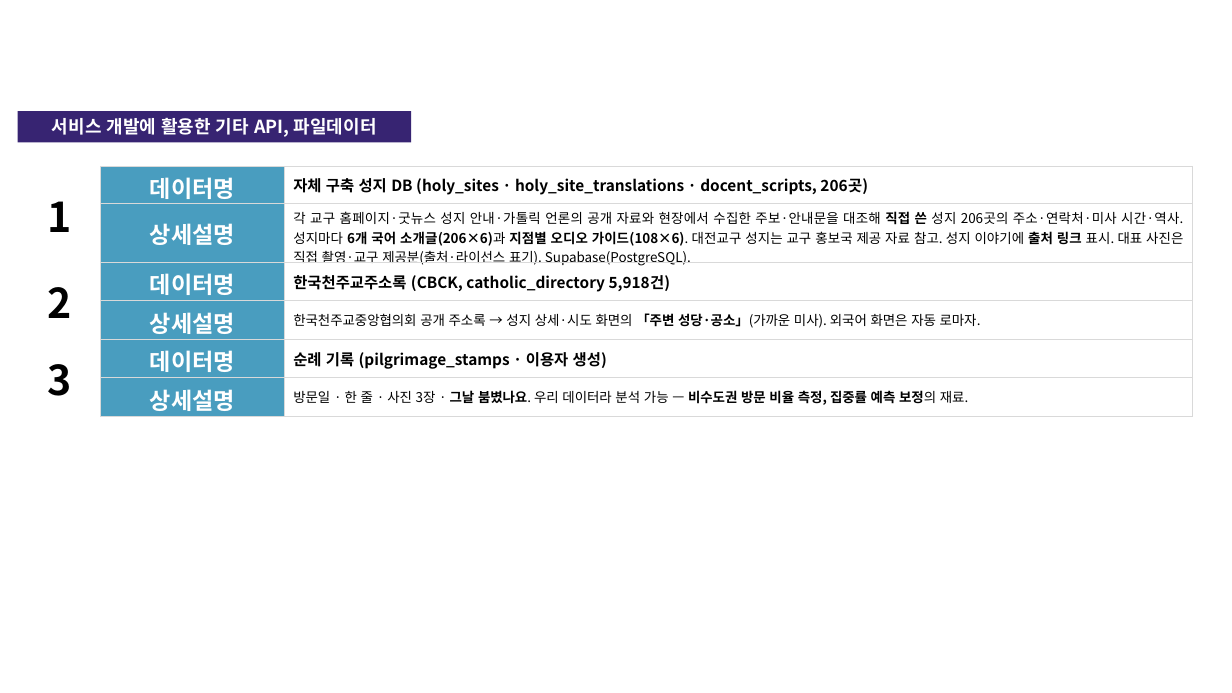
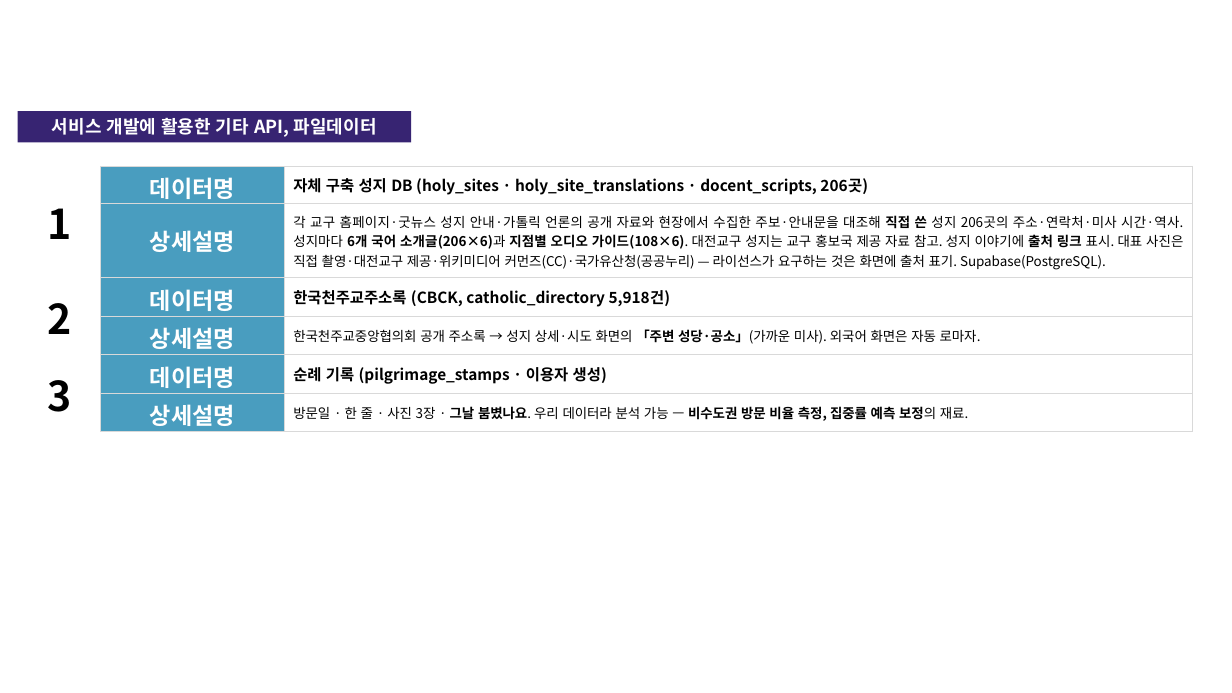
Before and after one commit to linkcontent7-huisun/visitholykorea, a slide deck: slide 11 of docs/10-product/공모전/원본-공모전제출/기능설명서_2026-09-21.pptx. Drawn at 1232x693 pixels with LibreOffice and Linux fonts; fonts in the diff are those of the drawing; background and template pictures are left out. Boxes give left, top, right and bottom in pixels: in the first picture for what was removed or moved away, otherwise in the second. Text is boxed around its words. In the diff, an @@ line names an element or a change of style, - is before the commit and + after.

```diff
--- a/docs/10-product/공모전/원본-공모전제출/기능설명서_2026-09-21.pptx
+++ b/docs/10-product/공모전/원본-공모전제출/기능설명서_2026-09-21.pptx
@@ table at (x1=18, y1=166, x2=1193, y2=430) @@
-row 2, column 3: 각 교구 홈페이지·굿뉴스 성지 안내·가톨릭 언론의 공개 자료와 현장에서 수집한 주보·안내문을 대조해 직접 쓴 성지 206곳의 주소·연락처·미사 시간·역사. 성지마다 6개 국어 소개글(206×6)과 지점별 오디오 가이드(108×6). 대전교구 성지는 교구 홍보국 제공 자료 참고. 성지 이야기에 출처 링크 표시. 대표 사진은 직접 촬영·교구 제공분(출처·라이선스 표기). Supabase(PostgreSQL).
+row 2, column 3: 각 교구 홈페이지·굿뉴스 성지 안내·가톨릭 언론의 공개 자료와 현장에서 수집한 주보·안내문을 대조해 직접 쓴 성지 206곳의 주소·연락처·미사 시간·역사. 성지마다 6개 국어 소개글(206×6)과 지점별 오디오 가이드(108×6). 대전교구 성지는 교구 홍보국 제공 자료 참고. 성지 이야기에 출처 링크 표시. 대표 사진은 직접 촬영·대전교구 제공·위키미디어 커먼즈(CC)·국가유산청(공공누리) — 라이선스가 요구하는 것은 화면에 출처 표기. Supabase(PostgreSQL).
```
Also in this commit, not shown: 4 other slides changed, 4 other files.
